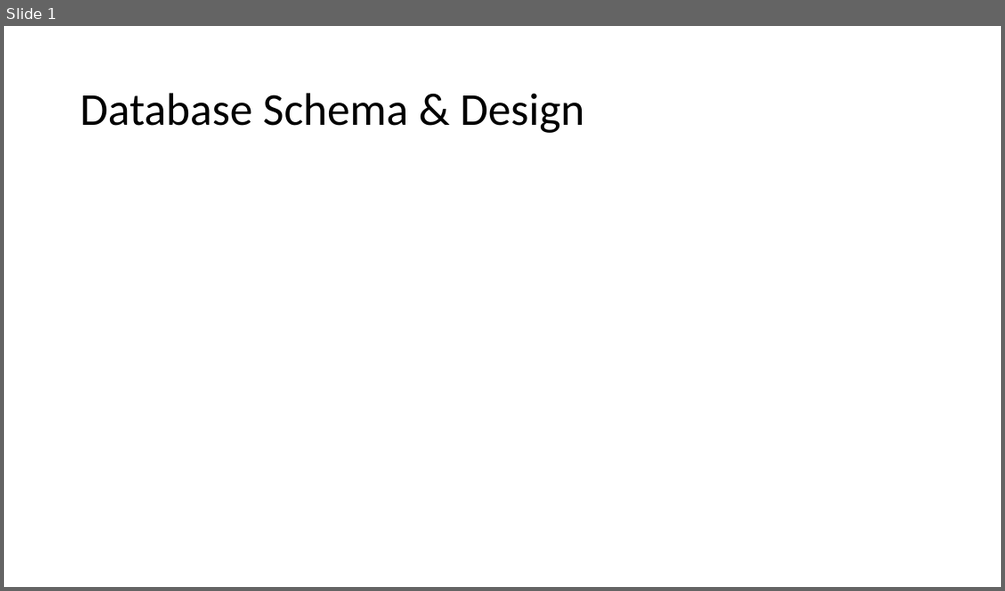
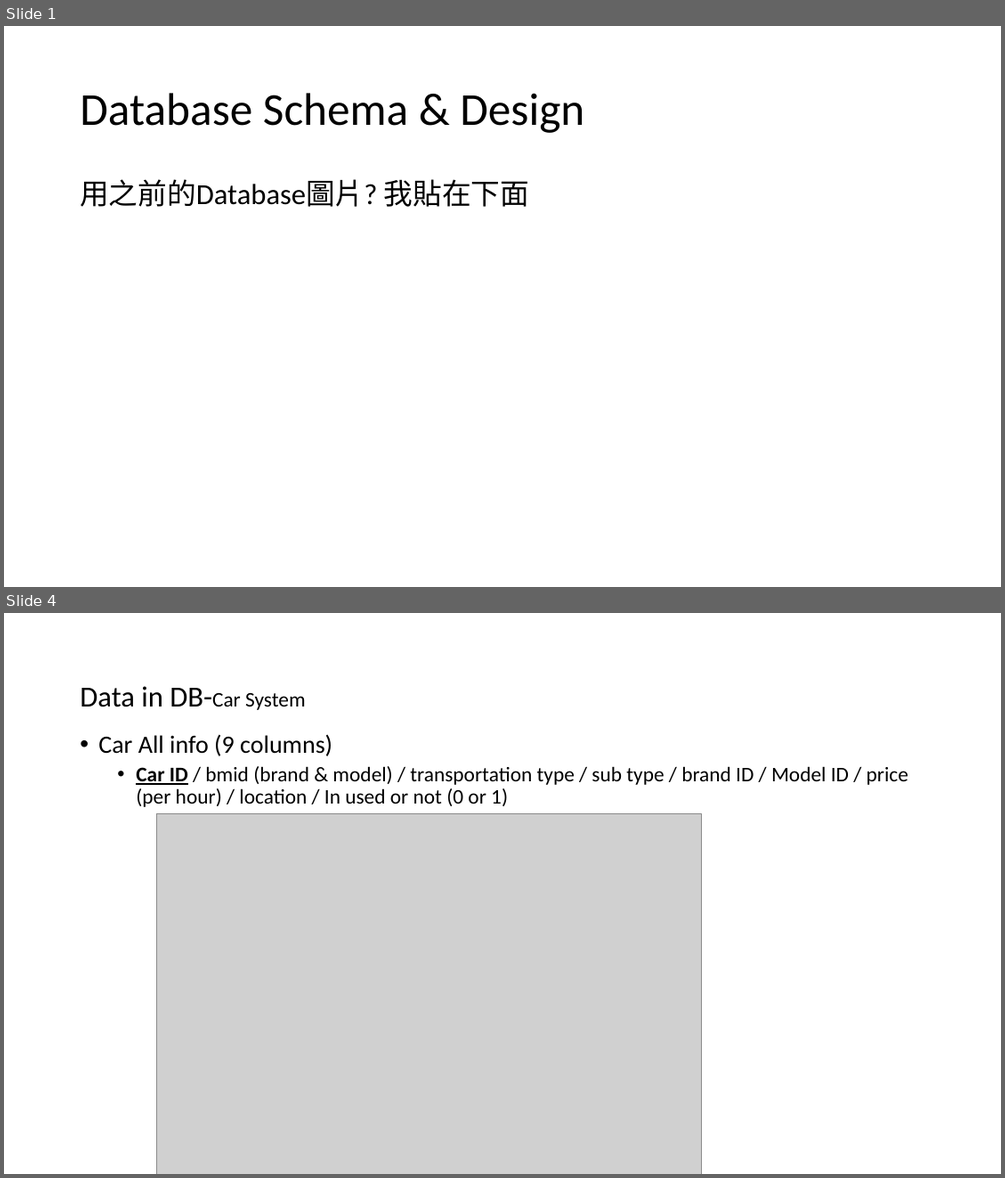
Before and after one commit to yichiehliu/yichiehliu.github.io, a slide deck: Daimler_revised.pptx. Shown one above the other, each under a label of ours: slide 1 before the commit, slides 1 and 4 after it; the slides between them are not shown. The pictures are 1005x591 and 1005x1178 pixels, drawn with LibreOffice and Linux fonts; fonts in the diff are those of the drawing; grey boxes stand for pictures. Boxes give left, top, right and bottom in pixels: in the first picture for what was removed or moved away, otherwise in the second. Text is boxed around its words. In the diff, an @@ line names an element or a change of style, - is before the commit and + after.

```diff
--- a/Daimler_revised.pptx
+++ b/Daimler_revised.pptx
@@ slide 4 added at [4,613,1001,1174], background #FFFFFF @@
@@ title added at [80,686,306,710], 28 pt, text #000000 @@
+Data in DB-Car System
@@ text added at [98,734,908,807], 20 pt, text #000000 @@
+• Car All info (9 columns)
+  • Car ID / bmid (brand & model) / transportation type / sub type / brand ID / Model ID / price (per hour) / location / In used or not (0 or 1)
@@ picture added at [156,813,701,1174] @@
@@ slide 1 changed as well @@
@@ text added at [80,179,529,207], 28 pt, text #000000 @@
+用之前的Database圖片? 我貼在下面
```
Also in this commit, not shown: 3 other slides changed, 5 other slides added, 5 other files.
